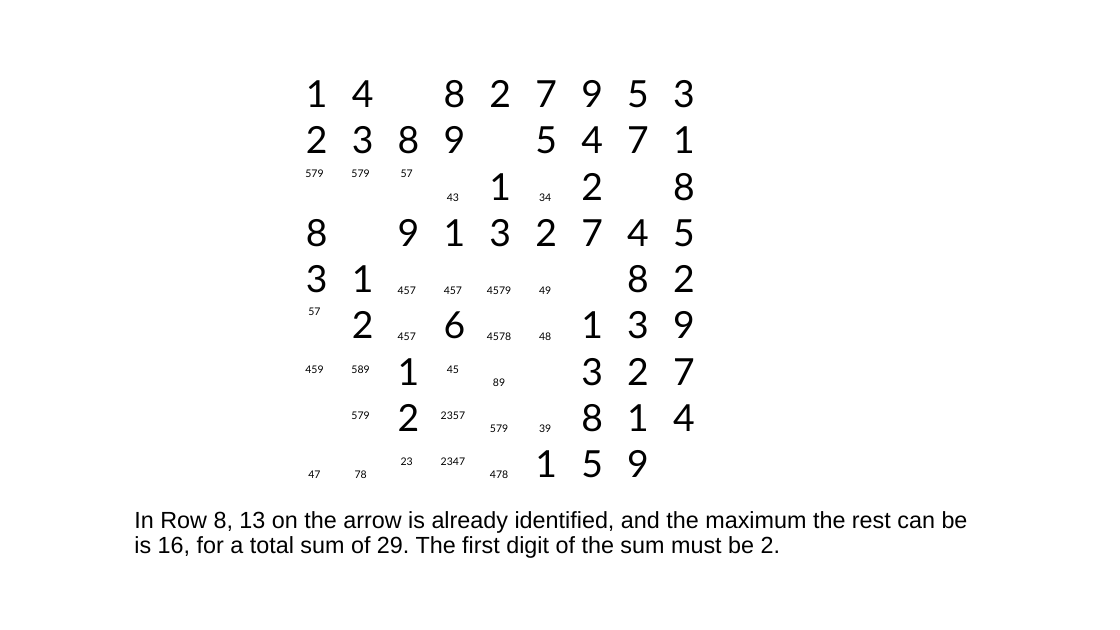
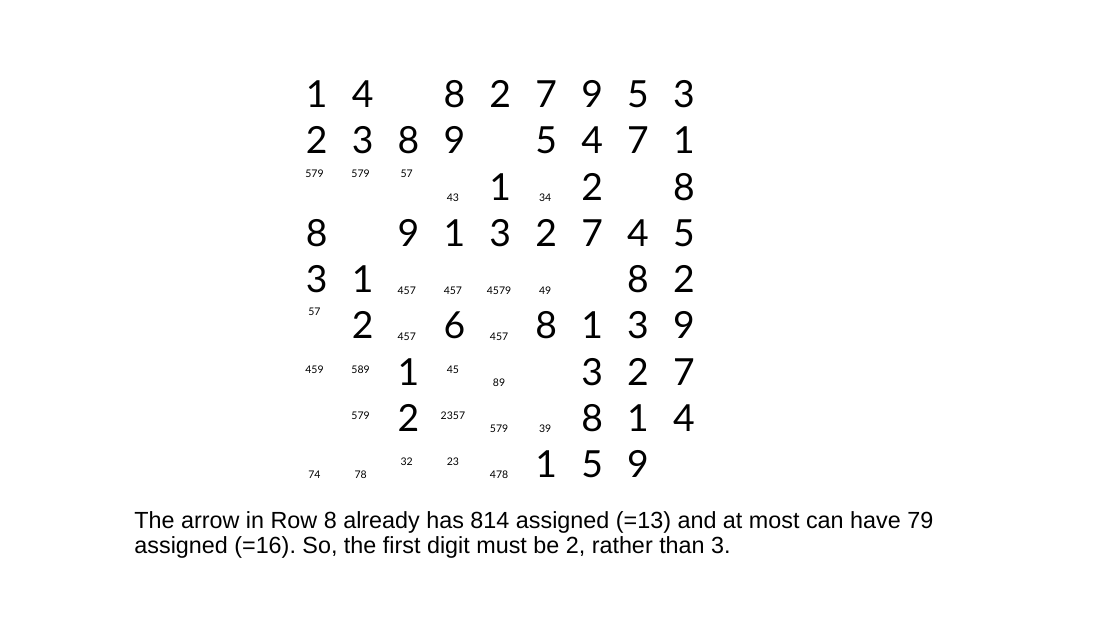
Before and after one commit to jhardis/WSJ_Number_Puzzles, a slide deck: slide 46 of 20260516_2.pptx. Drawn at 1120x630 pixels with LibreOffice and Linux fonts; fonts in the diff are those of the drawing; background and template pictures are left out. Boxes give left, top, right and bottom in pixels: in the first picture for what was removed or moved away, otherwise in the second. Text is boxed around its words. In the diff, an @@ line names an element or a change of style, - is before the commit and + after.

```diff
--- a/20260516_2.pptx
+++ b/20260516_2.pptx
@@ text added at bbox=[535, 311, 557, 339], 32 pt, text #000000 @@
+8
@@ text at bbox=[490, 332, 508, 340]: text changed @@
-4578
+457
@@ text removed at bbox=[539, 332, 551, 340] @@
-48
@@ text at bbox=[308, 470, 320, 478]: text changed @@
-47
+74
@@ text "23": place and size @@
-text "23" at bbox=[401, 457, 413, 465]
+text "23" at bbox=[447, 457, 459, 465]
@@ text removed at bbox=[441, 457, 465, 465] @@
-2347
@@ text at bbox=[134, 511, 933, 558]: text changed @@
-In Row 8, 13 on the arrow is already identified, and the maximum the rest can be is 16, for a total sum of 29. The first digit of the sum must be 2.
+The arrow in Row 8 already has 814 assigned (=13) and at most can have 79 assigned (=16). So, the first digit must be 2, rather than 3.
```
Also in this commit, not shown: 37 other slides changed, 5 slides removed.
